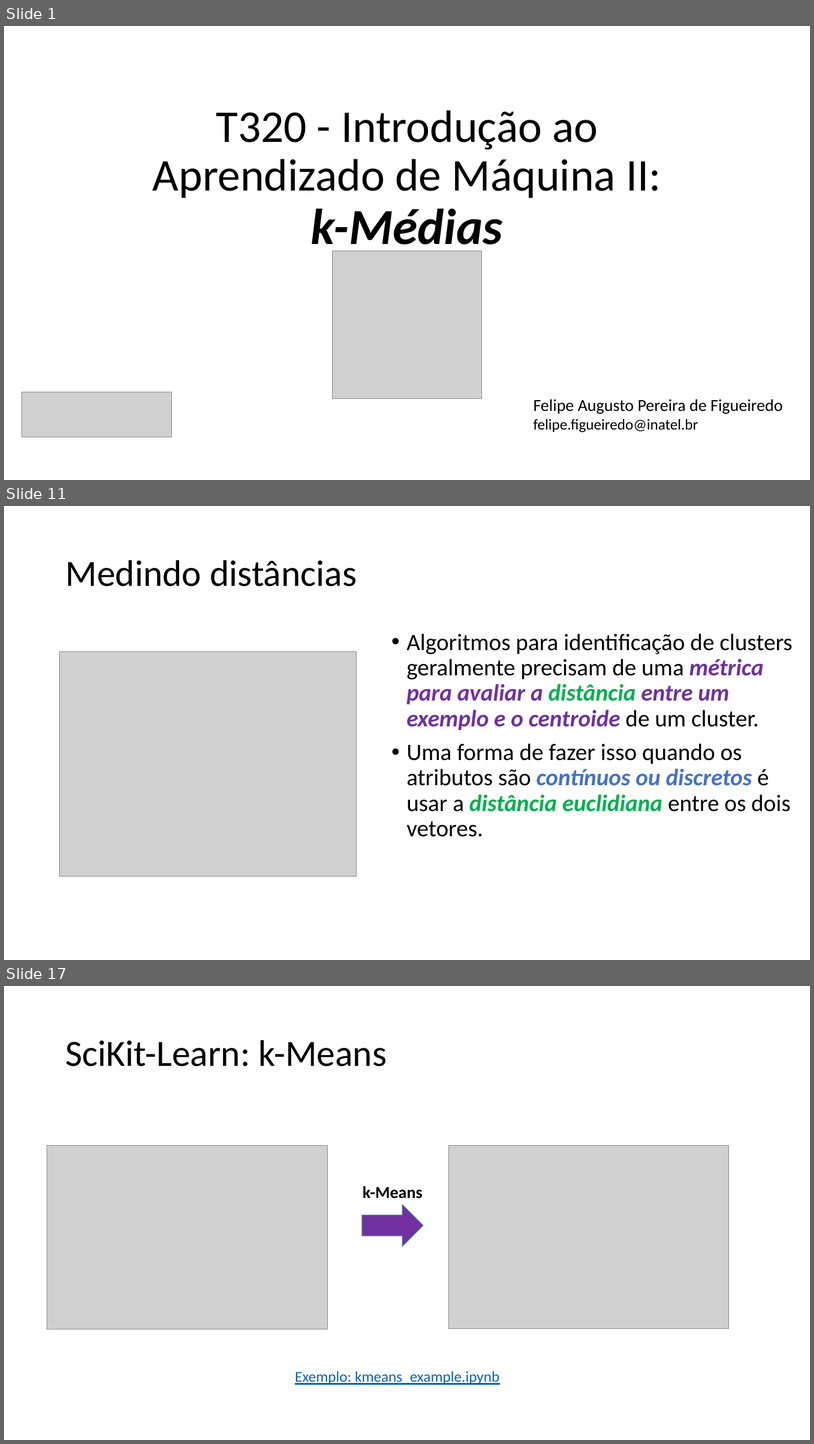
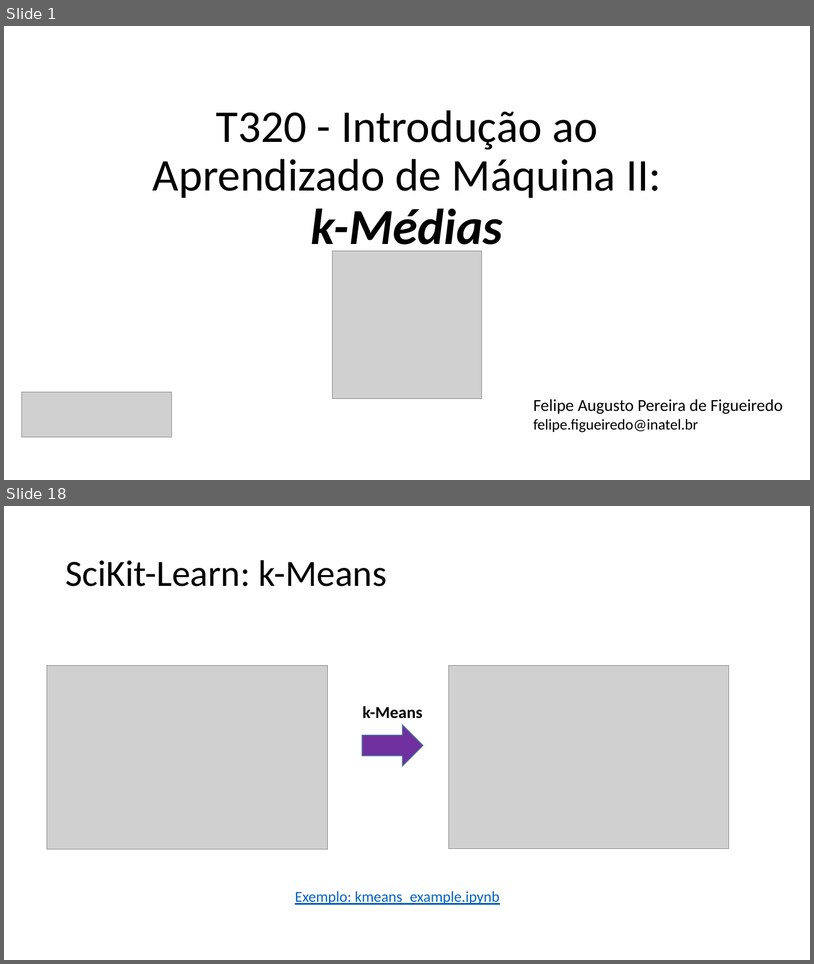
Before and after one commit to zz4fap/t320_aprendizado_de_maquina, a slide deck: slides/T320_kMeans.pptx. Shown one above the other, each under a label of ours: slides 1, 11 and 17 before the commit, slides 1 and 18 after it; the slides between them are not shown. The pictures are 814x1444 and 814x964 pixels, drawn with LibreOffice and Linux fonts; fonts in the diff are those of the drawing; grey boxes stand for pictures. Boxes give left, top, right and bottom in pixels: in the first picture for what was removed or moved away, otherwise in the second. Text is boxed around its words. In the diff, an @@ line names an element or a change of style, - is before the commit and + after.

```diff
--- a/slides/T320_kMeans.pptx
+++ b/slides/T320_kMeans.pptx
@@ slide 11 removed at [4, 506, 810, 960], background #FFFFFF @@
@@ title removed at [65, 560, 357, 586] @@
-Medindo distâncias
@@ text removed at [407, 633, 792, 837] @@
-• Algoritmos para identificação de clusters geralmente precisam de uma métrica para avaliar a distância entre um exemplo e o centroide de um cluster.
-• Uma forma de fazer isso quando os atributos são contínuos ou discretos é usar a distância euclidiana entre os dois vetores.
@@ picture removed at [60, 652, 357, 876] @@
@@ what was slide 17 is now slide 18 @@
```
Also in this commit, not shown: 12 slides changed, 4 slides added, 3 other slides removed, 2 other files.
